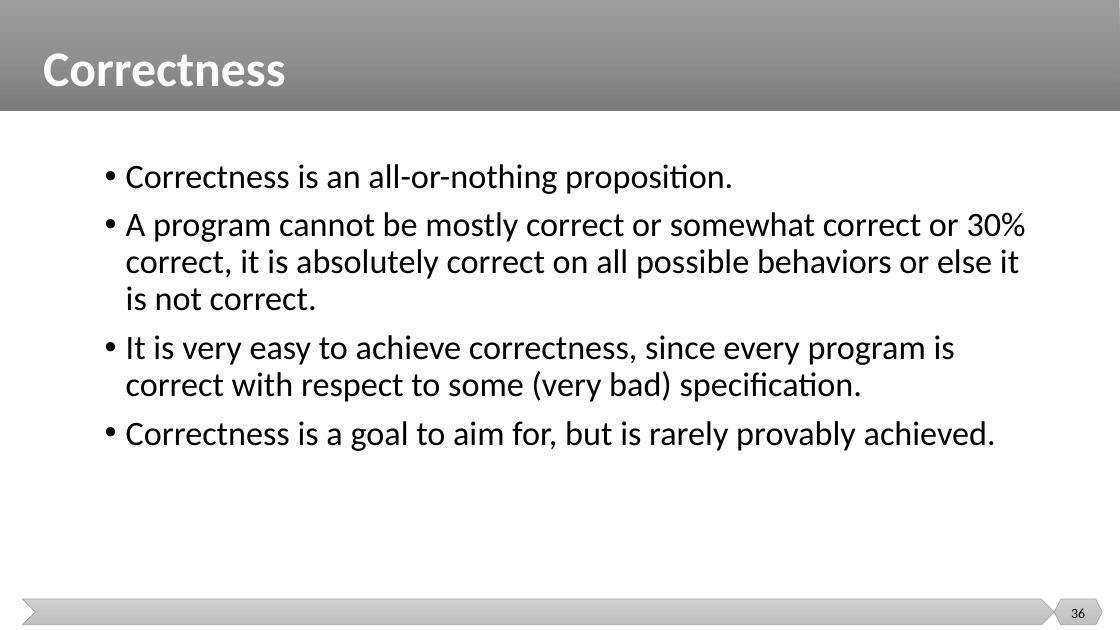
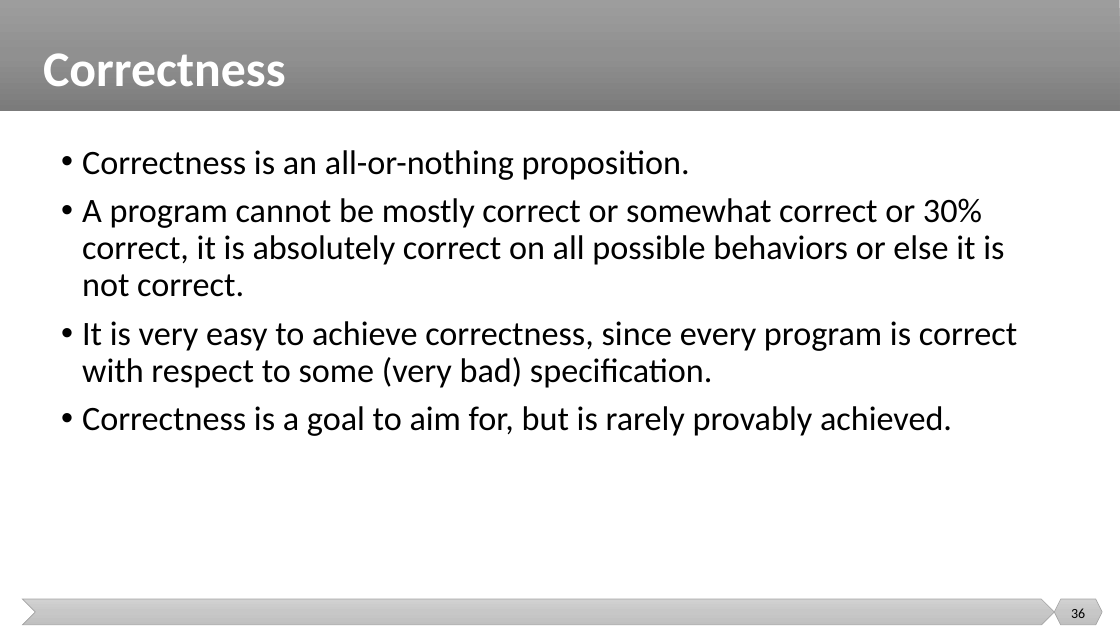
Before and after one commit to malenezi/malenezi, a slide deck: slide 36 of SE401/Lectures/2-Software Quality/Software Quality.pptx. Drawn at 1120x630 pixels with LibreOffice and Linux fonts; fonts in the diff are those of the drawing. Boxes give left, top, right and bottom in pixels: in the first picture for what was removed or moved away, otherwise in the second. Text is boxed around its words. In the diff, an @@ line names an element or a change of style, - is before the commit and + after.

```diff
--- a/SE401/Lectures/2-Software Quality/Software Quality.pptx
+++ b/SE401/Lectures/2-Software Quality/Software Quality.pptx
@@ text "Correctness is an all-or-nothing proposition." rewrapped from <box>126,164,1026,451</box> to <box>82,150,1017,436</box> @@
```
Also in this commit, not shown: 3 other slides changed, 3 slides removed, 2 other files.
